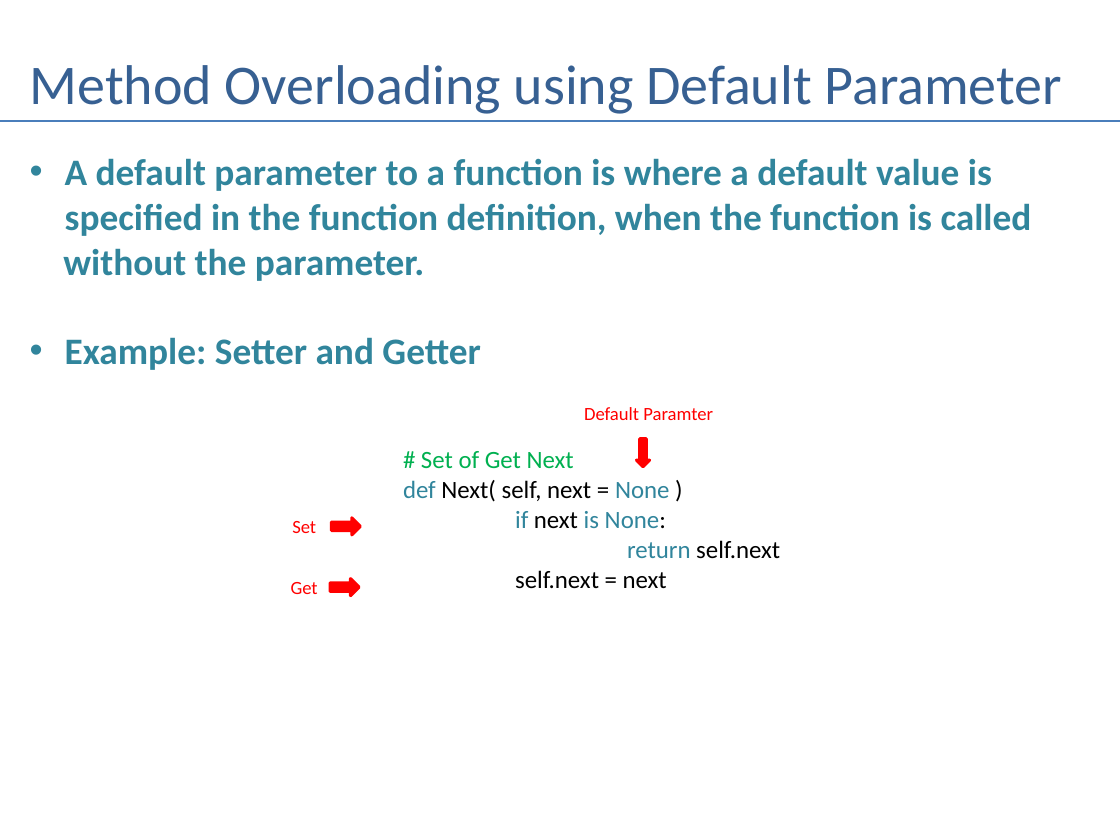
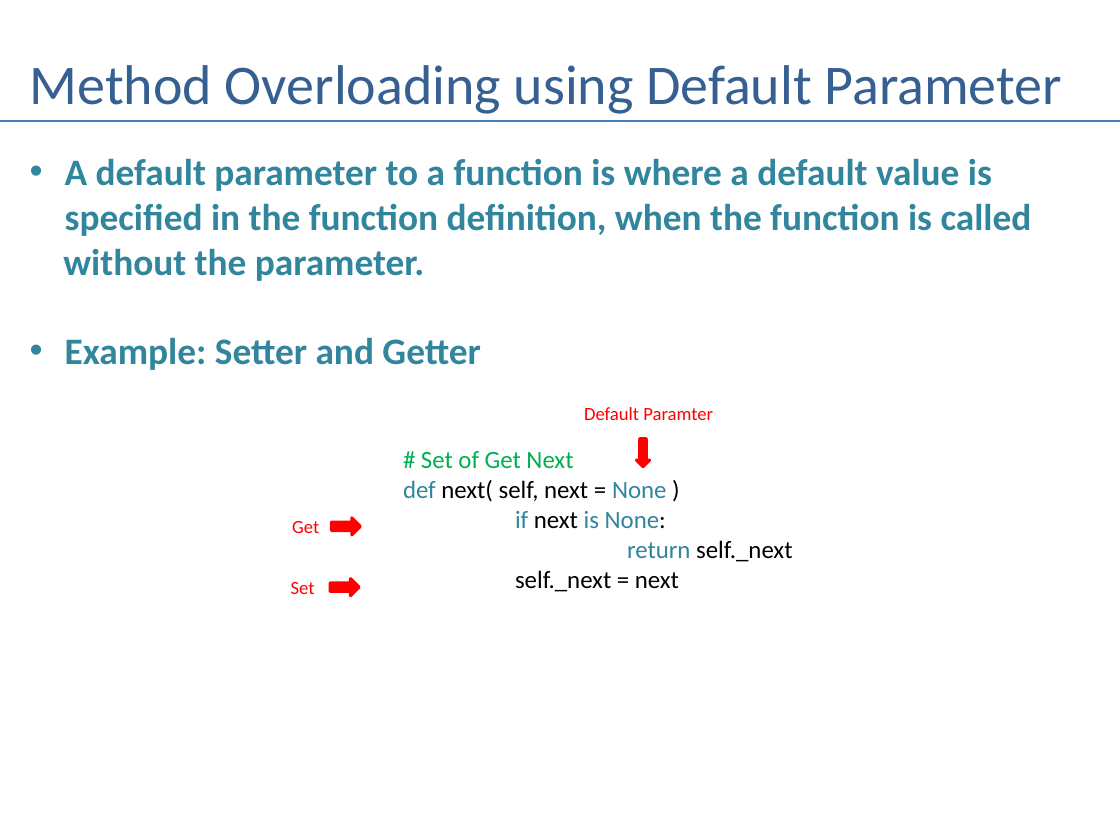
Before and after one commit to andrewferlitsch/Portland-Data-Science-Group, a slide deck: slide 6 of Presentations/Python - OOP.pptx. Drawn at 1120x840 pixels with LibreOffice and Linux fonts; fonts in the diff are those of the drawing. Boxes give left, top, right and bottom in pixels: in the first picture for what was removed or moved away, otherwise in the second. Text is boxed around its words. In the diff, an @@ line names an element or a change of style, - is before the commit and + after.

Commit message:
OOP typos

```diff
--- a/Presentations/Python - OOP.pptx
+++ b/Presentations/Python - OOP.pptx
@@ text at [403, 480, 666, 502]: text changed @@
-def Next( self, next = None )
+def next( self, next = None )
@@ text "Get": place and size @@
-text "Get" at [291, 582, 318, 594]
+text "Get" at [292, 521, 319, 533]
@@ text at [515, 540, 792, 592]: text changed @@
-return self.next
-self.next = next
+return self._next
+self._next = next
@@ text "Set": place and size @@
-text "Set" at [292, 521, 316, 533]
+text "Set" at [291, 582, 315, 594]
```
Also in this commit, not shown: 3 other slides changed.
